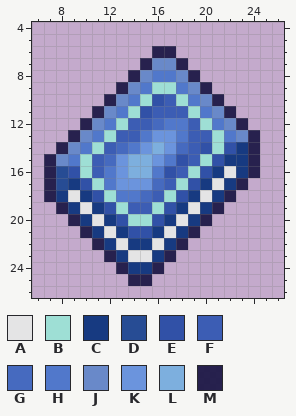
Two states of a pixel-art sprite, Assets/Sprites/Spells/Icons/waterball.png. The picture above was drawn from the file before the commit.
The file is 32x32 pixels. Colours within 5 levels of each other are drawn and written as one. Shown: x 6..26, y 4..26.
Palette (. is transparent): A #e4e4e5  B #9edfd5  C #173a81  D #274c94  E #3151a7  F #3c5db4  G #466abf  H #5178cb  J #6989c9  K #6b94dd  L #7dafde  M #161240e6
Now the later version:
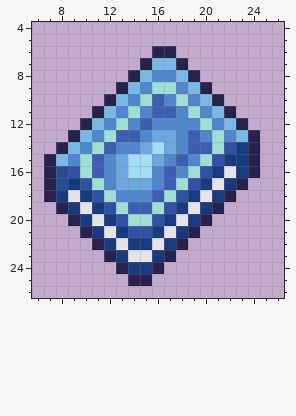
The edit:
colour H: #5178cb -> #4f87cf
colour J: #6989c9 -> #7ab9e7
colour K: #6b94dd -> #6ba8e0
colour L: #7dafde -> #a4ddf6
Changed rows in their new state; - is a pixel that keeps its letter.
first column x 12:
10 ----FH---
11 ---H--H--
12 --H-H--H-
13 --------H
14 -H----H-F
15 H-----FH-
16 -----FH--
17 ----H----
18 ---H-----
